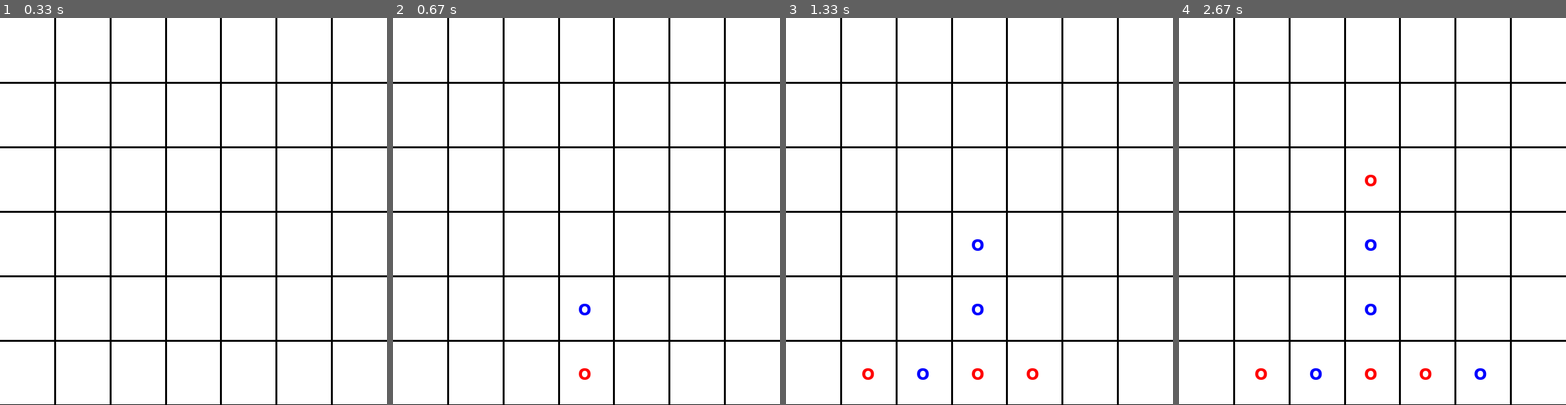
Above: before the commit, frames 1-4 (left to right).
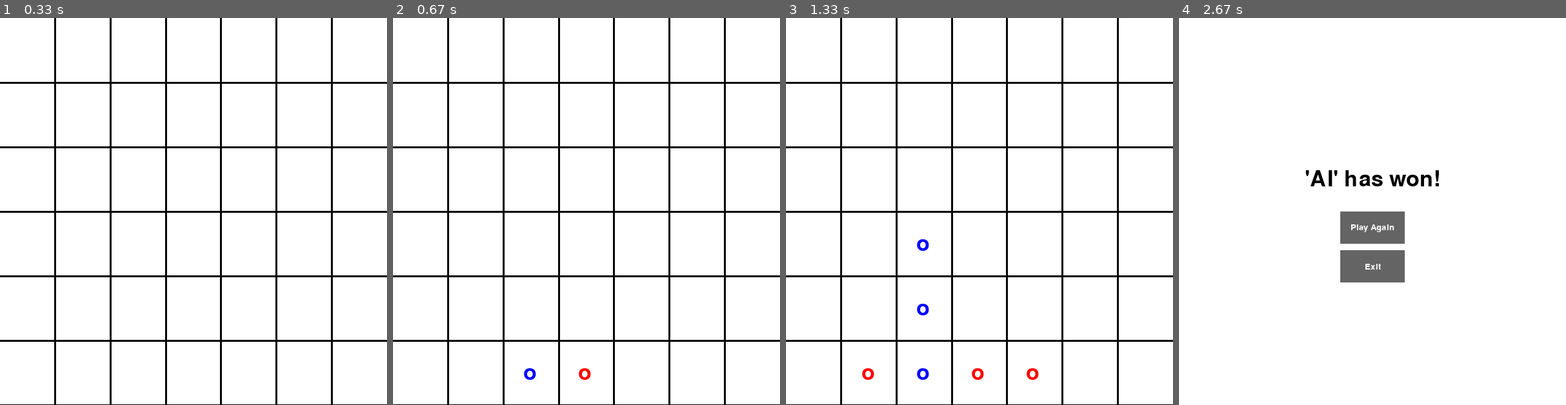
Above: after the commit, the same moments.

Repository: HamadTria/MCTS
Game: pygame game, started from connect4 pygame.py
Same seed, same stepped clock (60 frames per second), same inputs: the game is played once before the commit and once after it.
Inputs (mouse positions are in pixels of both pictures, inside the frame that each line leads up to):
- Up to frame 1 (0.33 s): no input
- Up to frame 2 (0.67 s): click (586, 211) at 0.38 s
- Up to frame 3 (1.33 s): click (886, 215) at 0.72 s; click (1037, 76) at 1.05 s
- Up to frame 4 (2.67 s): click (1380, 79) at 1.38 s

Frame 1 is identical in both runs. In frame 2, 0.1% of the frame differs, in the area x 33-52%, y 73-94%; in frame 3, 0.3%; in frame 4, 9.0%, in the area x 0-100%, y 0-100%.

Commit message:
added a connecting line before end game

Diff:
--- a/connect4 pygame.py
+++ b/connect4 pygame.py
@@ -1,91 +1,10 @@
-import math
-import random
 import pygame
 import sys
 from copy import deepcopy
-
-class Node():
-    def __init__(self, board, parent):
-        self.board = board
-        if self.board.is_win() or self.board.is_draw():
-            self.is_terminal = True
-        else:
-            self.is_terminal = False
-        self.is_fully_expanded = self.is_terminal
-        self.parent = parent
-        self.visits = 0
-        self.score = 0
-        self.children = {}
-
-class MCTS():
-    def search(self, initial_state, max_iterations=1000):
-        self.root = Node(initial_state, None)
-
-        for _ in range(max_iterations):
-            node = self.select(self.root)
-            score = self.rollout(node.board)
-            self.backpropagate(node, score)
-        print("Scores for children of root:")
-        for child_node in self.root.children.values():
-            print(f"Score: {child_node.score}, Visits: {child_node.visits}")
-            print(child_node.board.board)
-        return self.get_best_move(self.root, 0)
-
-    def select(self, node):
-        while not node.is_terminal:
-            if node.is_fully_expanded:
-                node = self.get_best_move(node, 2)
-            else:
-                return self.expand(node)
-        return node
-
-    def expand(self, node):
-        states = node.board.legal_moves()
-        for state in states:
-            if str(state.board) not in node.children:
-                new_node = Node(state, node)
-                node.children[str(state.board)] = new_node
-
-                if len(states) == len(node.children):
-                    node.is_fully_expanded = True
-                return new_node
-
-    def rollout(self, board):
-        while not board.is_win():
-            try:
-                board = random.choice(board.legal_moves())
-            except:
-                return 0
-        if board.player_2 == 'HUMAN':
-            return 1
-        return -1
-
-    def backpropagate(self, node, score):
-        while node is not None:
-            node.visits += 1
-            node.score += score
-            node = node.parent
-
-    def get_best_move(self, node, exploration_constant):
-        best_score = float('-inf')
-        best_moves = []
-
-        for child_node in node.children.values():
-            if child_node.board.player_2 == 'HUMAN': current_player = 1
-            elif child_node.board.player_2 == 'AI': current_player = -1
-
-            exploration = exploration_constant * math.sqrt(math.log(node.visits / child_node.visits))
-            exploitation = current_player * child_node.score / child_node.visits
-            move_score = exploitation + exploration
-
-            if move_score > best_score:
-                best_score = move_score
-                best_moves = [child_node]
-            elif move_score == best_score:
-                best_moves.append(child_node)
-        return random.choice(best_moves)
-
-MAX_ITER = 1000
+import time
+from mcts import *
+
+MAX_ITER = 500
 SCREEN_WIDTH = 600
 SCREEN_HEIGHT = 600
 LINE_COLOR = (0, 0, 0)
@@ -105,28 +24,28 @@
         self.player_1 = 'HUMAN'
         self.player_2 = 'AI'
         self.empty_square = '_'
-        self.board = [['_' for _ in range(7)] for _ in range(6)]
+        self.position = [['_' for _ in range(7)] for _ in range(6)]
         if board is not None:
             self.__dict__ = deepcopy(board.__dict__)
 
     def make_move(self, col):
         board = ConnectFour(self)
         for row in range(5, -1, -1):
-            if board.board[row][col] == '_':
-                board.board[row][col] = self.player_1
+            if board.position[row][col] == '_':
+                board.position[row][col] = self.player_1
                 (board.player_1, board.player_2) = (board.player_2, board.player_1)
                 break
         return board
 
     def is_draw(self):
-        for row in self.board:
+        for row in self.position:
             if '_' in row:
                 return False
         return True
 
     def is_win(self):
         # horizontal
-        for row in self.board:
+        for row in self.position:
             for col in range(4):
                 if row[col] == row[col+1] == row[col+2] == row[col+3] == self.player_2:
                     return True
@@ -134,27 +53,26 @@
         # vertical
         for col in range(7):
             for row in range(3):
-                if self.board[row][col] == self.board[row+1][col] == self.board[row+2][col] == self.board[row+3][col] == self.player_2:
+                if self.position[row][col] == self.position[row+1][col] == self.position[row+2][col] == self.position[row+3][col] == self.player_2:
                     return True
 
         # diagonal (top-left to bottom-right)
         for col in range(4):
             for row in range(3):
-                if self.board[row][col] == self.board[row+1][col+1] == self.board[row+2][col+2] == self.board[row+3][col+3] == self.player_2:
+                if self.position[row][col] == self.position[row+1][col+1] == self.position[row+2][col+2] == self.position[row+3][col+3] == self.player_2:
                     return True
 
         # diagonal (top-right to bottom-left)
         for col in range(4, 7):
             for row in range(3, -1, -1):
-                if self.board[row][col] == self.board[row-1][col-1] == self.board[row-2][col-2] == self.board[row-3][col-3] == self.player_2:
-                    return True
-
+                if self.position[row][col] == self.position[row-1][col-1] == self.position[row-2][col-2] == self.position[row-3][col-3] == self.player_2:
+                    return True
         return False
 
     def legal_moves(self):
         actions = []
         for col in range(7):
-            if self.board[0][col] == '_':
+            if self.position[0][col] == '_':
                 actions.append(self.make_move(col))
 
         # random.shuffle(actions)
@@ -179,7 +97,7 @@
                     pos = pygame.mouse.get_pos()
                     col = pos[0] // (SCREEN_WIDTH // 7)
 
-                    if self.board[0][col] != '_':
+                    if self.position[0][col] != '_':
                         continue
 
                     self = self.make_move(col)
@@ -190,6 +108,13 @@
                     clock.tick(30)
 
                     if self.is_win():
+                        winning_combination = self.get_winning_combination()
+                        screen.fill(BG_COLOR)
+                        self.draw_board(screen, font)
+                        pygame.display.flip()
+                        clock.tick(30)
+                        self.draw_connecting_line(screen, winning_combination)
+                        time.sleep(1)
                         self.end_game_screen(screen, font, button_font, "'%s' has won!" % self.player_2)
                         return
                     elif self.is_draw():
@@ -200,6 +125,13 @@
                     try:
                         self = best_move.board
                         if self.is_win():
+                            winning_combination = self.get_winning_combination()
+                            screen.fill(BG_COLOR)
+                            self.draw_board(screen, font)
+                            pygame.display.flip()
+                            clock.tick(30)
+                            self.draw_connecting_line(screen, winning_combination)
+                            time.sleep(1)
                             self.end_game_screen(screen, font, button_font, "'%s' has won!" % self.player_2)
                             return
                         elif self.is_draw():
@@ -223,9 +155,9 @@
                 x = col * (SCREEN_WIDTH // 7) + (SCREEN_WIDTH // 7) // 2
                 y = row * (SCREEN_HEIGHT // 6) + (SCREEN_HEIGHT // 6) // 2
 
-                if self.board[row][col] == 'HUMAN':
+                if self.position[row][col] == 'HUMAN':
                     text = font.render('o', True, PLAYER_HUMAN_COLOR)
-                elif self.board[row][col] == 'AI':
+                elif self.position[row][col] == 'AI':
                     text = font.render('o', True, PLAYER_AI_COLOR)
                 else:
                     continue
@@ -268,6 +200,41 @@
                         pygame.quit()
                         sys.exit()
 
+    def get_winning_combination(self):
+        # horizontal
+        for row in range(6):
+            for col in range(4):
+                if self.position[row][col] == self.position[row][col+1] == self.position[row][col+2] == self.position[row][col+3] == self.player_2:
+                    return [(row, col), (row, col+1), (row, col+2), (row, col+3)]
+
+        # vertical
+        for col in range(7):
+            for row in range(3):
+                if self.position[row][col] == self.position[row+1][col] == self.position[row+2][col] == self.position[row+3][col] == self.player_2:
+                    return [(row, col), (row+1, col), (row+2, col), (row+3, col)]
+
+        # diagonal (top-left to bottom-right)
+        for col in range(4):
+            for row in range(3):
+                if self.position[row][col] == self.position[row+1][col+1] == self.position[row+2][col+2] == self.position[row+3][col+3] == self.player_2:
+                    return [(row, col), (row+1, col+1), (row+2, col+2), (row+3, col+3)]
+
+        # diagonal (top-right to bottom-left)
+        for col in range(4, 7):
+            for row in range(3, -1, -1):
+                if self.position[row][col] == self.position[row-1][col-1] == self.position[row-2][col-2] == self.position[row-3][col-3] == self.player_2:
+                    return [(row, col), (row-1, col-1), (row-2, col-2), (row-3, col-3)]
+
+    def draw_connecting_line(self, screen, winning_combination):
+        start_row, start_col = winning_combination[0]
+        end_row, end_col = winning_combination[-1]
+        start_x = start_col * (SCREEN_WIDTH // 7) + (SCREEN_WIDTH // 7) // 2
+        start_y = start_row * (SCREEN_HEIGHT // 6) + (SCREEN_HEIGHT // 6) // 2
+        end_x = end_col * (SCREEN_WIDTH // 7) + (SCREEN_WIDTH // 7) // 2
+        end_y = end_row * (SCREEN_HEIGHT // 6) + (SCREEN_HEIGHT // 6) // 2
+        pygame.draw.line(screen, LINE_COLOR, (start_x, start_y), (end_x, end_y), 5)
+        pygame.display.flip()
+
 if __name__ == '__main__':
     board = ConnectFour()
     board.game_loop()
--- a/tictactoe pygame.py
+++ b/tictactoe pygame.py
@@ -1,9 +1,10 @@
 import pygame
 import sys
 from copy import deepcopy
+import time
 from mcts import *
 
-MAX_ITER = 1000
+MAX_ITER = 500
 SCREEN_WIDTH = 300
 SCREEN_HEIGHT = 300
 LINE_COLOR = (0, 0, 0)
@@ -17,6 +18,7 @@
 BUTTON_FONT_SIZE = 20
 BUTTON_WIDTH = 100
 BUTTON_HEIGHT = 50
+LINE_COLOR = (0, 0, 0)
 
 class TicTacToe():
     def __init__(self, board=None):
@@ -93,6 +95,14 @@
 
                     self = self.make_move(move)
                     if self.is_win():
+                        winning_combination = self.get_winning_combination()
+                        screen.fill(BG_COLOR)
+                        self.draw_board(screen, font)
+                        pygame.display.flip()
+                        clock.tick(30)
+
+                        self.draw_connecting_line(screen, winning_combination)
+                        time.sleep(1)
                         self.end_game_screen(screen, font, button_font, "'%s' has won!" % self.player_2)
                         return
                     elif self.is_draw():
@@ -100,9 +110,21 @@
                         return
 
                     best_move = mcts.search(self, MAX_ITER)
+                    screen.fill(BG_COLOR)
+                    self.draw_board(screen, font)
+                    pygame.display.flip()
+                    clock.tick(30)
+
                     try:
                         self = best_move.board
                         if self.is_win():
+                            winning_combination = self.get_winning_combination()
+                            screen.fill(BG_COLOR)
+                            self.draw_board(screen, font)
+                            pygame.display.flip()
+                            clock.tick(30)
+                            self.draw_connecting_line(screen, winning_combination)
+                            time.sleep(1)
                             self.end_game_screen(screen, font, button_font, "'%s' has won!" % self.player_2)
                             return
                         elif self.is_draw():
@@ -172,6 +194,29 @@
                         pygame.quit()
                         sys.exit()
 
+    def get_winning_combination(self):
+        for i in range(0, 9, 3):
+            if self.position[i] == self.position[i+1] == self.position[i+2] == self.player_2:
+                return [i, i+1, i+2]
+        for i in range(3):
+            if self.position[i] == self.position[i+3] == self.position[i+6] == self.player_2:
+                return [i, i+3, i+6]
+        if self.position[0] == self.position[4] == self.position[8] == self.player_2:
+            return [0, 4, 8]
+        if self.position[2] == self.position[4] == self.position[6] == self.player_2:
+            return [2, 4, 6]
+        return None
+
+    def draw_connecting_line(self, screen, winning_combination):
+        start = winning_combination[0]
+        end = winning_combination[2]
+        start_x = (start % 3) * (SCREEN_WIDTH // 3) + (SCREEN_WIDTH // 3) // 2
+        start_y = (start // 3) * (SCREEN_HEIGHT // 3) + (SCREEN_HEIGHT // 3) // 2
+        end_x = (end % 3) * (SCREEN_WIDTH // 3) + (SCREEN_WIDTH // 3) // 2
+        end_y = (end // 3) * (SCREEN_HEIGHT // 3) + (SCREEN_HEIGHT // 3) // 2
+        pygame.draw.line(screen, LINE_COLOR, (start_x, start_y), (end_x, end_y), 5)
+        pygame.display.flip()
+
 if __name__ == '__main__':
     board = TicTacToe()
     board.game_loop()
